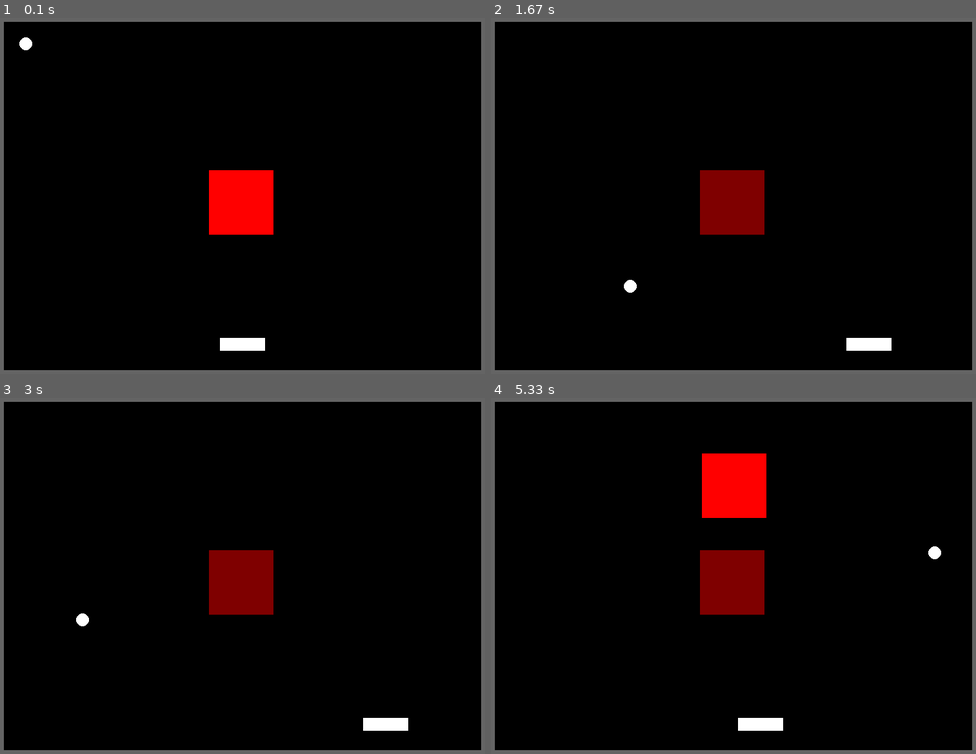
Above: before the commit, frames 1-4 (two rows, left to right).
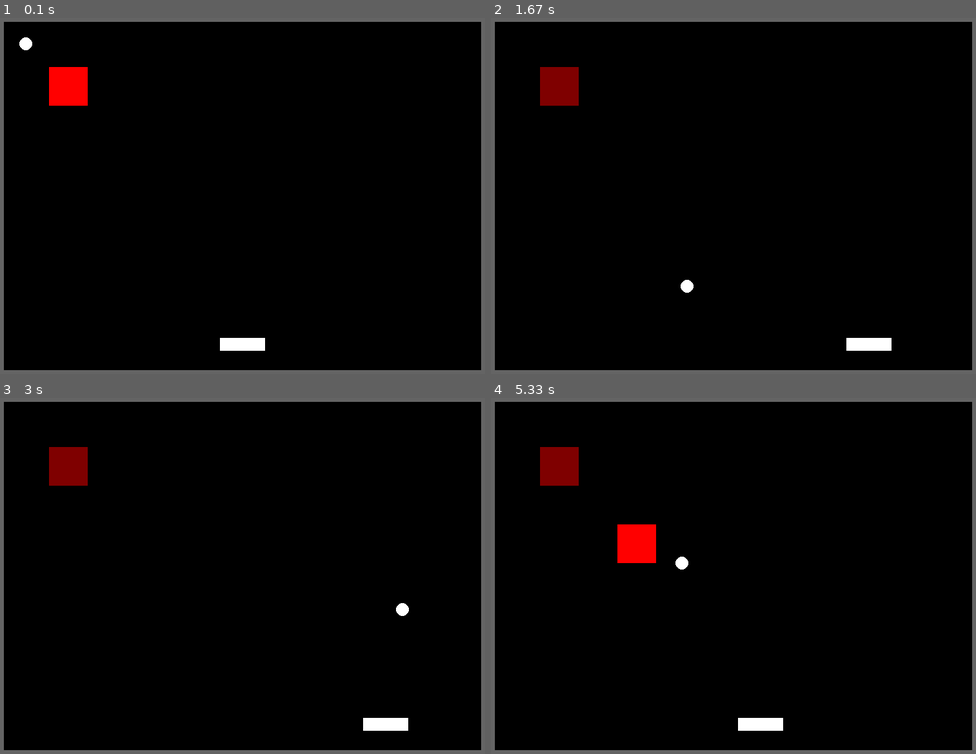
Above: after the commit, the same moments.

Repository: Gibson223/mod-5
Game: pygame game, started from py/main.py
Two runs of this game, one before a commit and one after it. Both use one fixed random seed, a clock stepped at 60 frames per second and the inputs below.
Inputs:
- Up to frame 1 (0.1 s): no input
- Up to frame 2 (1.67 s): hold Right 0.33-0.8 s; hold Right 0.83-1.3 s; hold Left from 1.33 s (still down)
- Up to frame 3 (3 s): release Left at 1.87 s; hold Left 1.9-2.3 s; hold Right 2.33-2.97 s
- Up to frame 4 (5.33 s): hold Left 3-3.47 s; hold Right 3.5-3.97 s; hold Right 4-4.47 s; hold Left 4.5-5.03 s; hold Left from 5.07 s (still down)

The runs differ from the first frame. In frame 1, 3.3% of the frame differs, in the area x 10-57%, y 13-61%; in frame 2, 3.4%; in frame 3, 3.4%; in frame 4, 6.7%, in the area x 10-93%, y 13-61%.

Commit message:
enemies now spawn periodically on a grid

Diff:
--- a/py/constants.py
+++ b/py/constants.py
@@ -46,6 +46,15 @@
 BLOCKHEIGHT = 100
 BLOCK_INITIAL_HP = 4
 
+# Block grid size
+GRIDX = 10
+GRIDY = 3
+GRIDMARGIN = 100
+
+# Block respawn time range
+RESPAWNDELAY = 5
+RESPAWNRANGE = 5
+
 # Color definitions
 colors = {
         "GRAY"     : (100, 100, 100),
--- a/py/main.py
+++ b/py/main.py
@@ -10,6 +10,7 @@
 from enum import Enum
 import random
 import time
+import numpy as np
 
 def init():
     """
@@ -126,6 +127,7 @@
         self.AllSpritesList.add(self.paddle)
         self.CollisionSpritesList.add(self.paddle)
 
+        self.init_grid()
         self.time_until_next_block = 0
         self.last_block_time = 0
         self.blocklist=[]
@@ -184,24 +186,45 @@
         self.AllSpritesList.remove(obj1)
         self.CollisionSpritesList.remove(obj1)
         self.blocklist.remove(obj1)
+        self.grid[obj1.y_on_grid,obj1.x_on_grid]=None
         del obj1
 
+    # def addBlock(self):
+
+    #     valid_block=True
+    #     newblock = objects.Block(constants.colors["RED"],constants.BLOCKWIDTH, constants.BLOCKHEIGHT)
+    #     for block in self.blocklist:
+    #         if pygame.sprite.collide_rect(newblock,block):
+    #             valid_block=False
+    #     if valid_block:
+    #         self.AllSpritesList.add(newblock)
+    #         self.CollisionSpritesList.add(newblock)
+    #         self.blocklist.append(newblock)
+    #         time_until_next_block = random.randint(5,6)
+    #         return time_until_next_block
+    #     else:
+    #         return 0
+
+    def init_grid(self):
+        self.grid = np.ndarray(([constants.GRIDY,constants.GRIDX]),dtype=np.object)
+        self.blocksize = (constants.WINDOW_WIDTH-(2*constants.GRIDMARGIN))//constants.GRIDX
+
     def addBlock(self):
-
-        valid_block=True
-        newblock = objects.Block(constants.colors["RED"],constants.BLOCKWIDTH, constants.BLOCKHEIGHT)
-        for block in self.blocklist:
-            if pygame.sprite.collide_rect(newblock,block):
-                valid_block=False
-        if valid_block:
+        newblock = objects.Block(constants.colors["RED"],self.blocksize, self.blocksize)
+        newblock.x_on_grid=random.randint(1,constants.GRIDX)-1
+        newblock.y_on_grid=random.randint(1,constants.GRIDY)-1
+
+        if self.grid[newblock.y_on_grid,newblock.x_on_grid] == None:
+            newblock.rect.x=constants.GRIDMARGIN + self.blocksize*newblock.x_on_grid
+            newblock.rect.y=constants.GRIDMARGIN + self.blocksize*newblock.y_on_grid
             self.AllSpritesList.add(newblock)
             self.CollisionSpritesList.add(newblock)
             self.blocklist.append(newblock)
-            time_until_next_block = random.randint(5,6)
+            time_until_next_block = random.randint(constants.RESPAWNDELAY,constants.RESPAWNDELAY+constants.RESPAWNRANGE)
             return time_until_next_block
         else:
+            del newblock
             return 0
-
 
 class CollisionHandling:
     """
